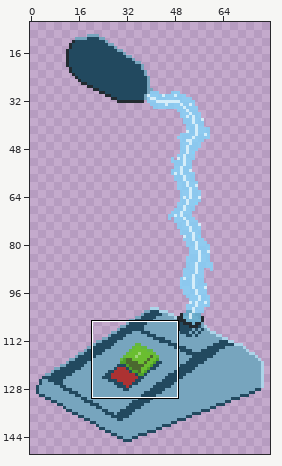
Two states of a sprite sheet, assets/backgrounds/mic/micro_laser_flashing_02.png. Above, an overview of the earlier version with the close-up marked.
Close-up. Before:
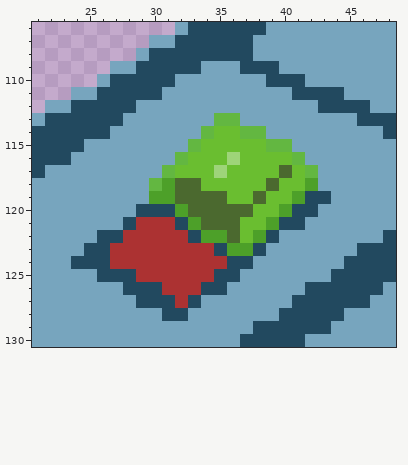
The file is 80x150 pixels. Pixels under 10% opacity are left out. Colours within 5 levels of each other are drawn and written as one. Shown: x 21..48, y 106..130. The wide view leaves out empty margins.
After:
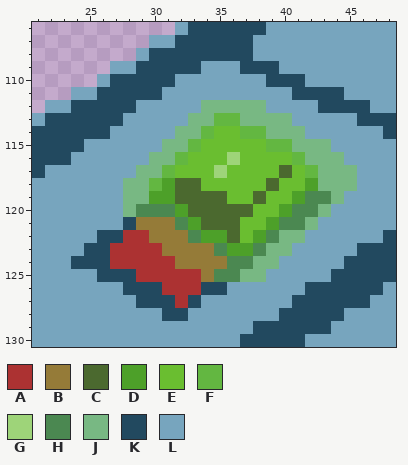
Palette (. is transparent): A #ac3232  B #957b38  C #4b692f  D #4da029  E #6abe30  F #63b741  G #9ed479  H #4b8851  J #78b883  K #22495f  L #77a5be
Diff:
@@ x 21..48 @@
 111 ...LLKKKKKLLLLLLLLLLKKKKLLLL
-112 .LLKKKKKLLLLLLLLLLLLLLKKKKLL
-113 LKKKKKKLLLLLLLFFLLLLLLLLLKKK
-114 KKKKKKLLLLLLLFEEFFLLLLLLLLLK
-115 KKKKLLLLLLLLFEEEEEFFLLLLLLLL
-116 KKKLLLLLLLLFEEEGEEEEFLLLLLLL
-117 KLLLLLLLLLFEEEGEEEECEFLLLLLL
-118 LLLLLLLLLFDCCEEEEECEEDLLLLLL
-119 LLLLLLLLLDDCCCCEECEEDKKLLLLL
-120 LLLLLLLLKKKDCCCCCEEDKKLLLLLL
-121 LLLLLLLKAAAKDCCCEEDKKLLLLLLL
-122 LLLLLKKAAAAAKDDCEDKLLLLLLLLK
-123 LLLLKKAAAAAAAAKDDKLLLLLLLKKK
-124 LLLKKKAAAAAAAAAKKLLLLLLLKKKK
-125 LLLLLKKKAAAAAAKKLLLLLLLKKKKK
+112 .LLKKKKKLLLLLJJJJJLLLLKKKKLL
+113 LKKKKKKLLLLLJJFFJJJJLLLLLKKK
+114 KKKKKKLLLLLJJFEEFFJJJLLLLLLK
+115 KKKKLLLLLLJJFEEEEEFFJJJLLLLL
+116 KKKLLLLLLJJFEEEGEEEEFJJJLLLL
+117 KLLLLLLLJJFEEEGEEEECEFJJJLLL
+118 LLLLLLLJJFDCCEEEEECEEDJJJLLL
+119 LLLLLLLJJDDCCCCEECEEDHHJLLLL
+120 LLLLLLLJHHHDCCCCCEEDHHJLLLLL
+121 LLLLLLLKBBBHDCCCEEDHHJLLLLLL
+122 LLLLLKKAABBBHDDCEDHJJLLLLLLK
+123 LLLLKKAAAABBBBHDDHJJLLLLLKKK
+124 LLLKKKAAAAABBBBHHJJLLLLLKKKK
+125 LLLLLKKKAAAAABHHJJLLLLLKKKKK
 126 LLLLLLLKKKAAAKKLLLLLLKKKKKKL
